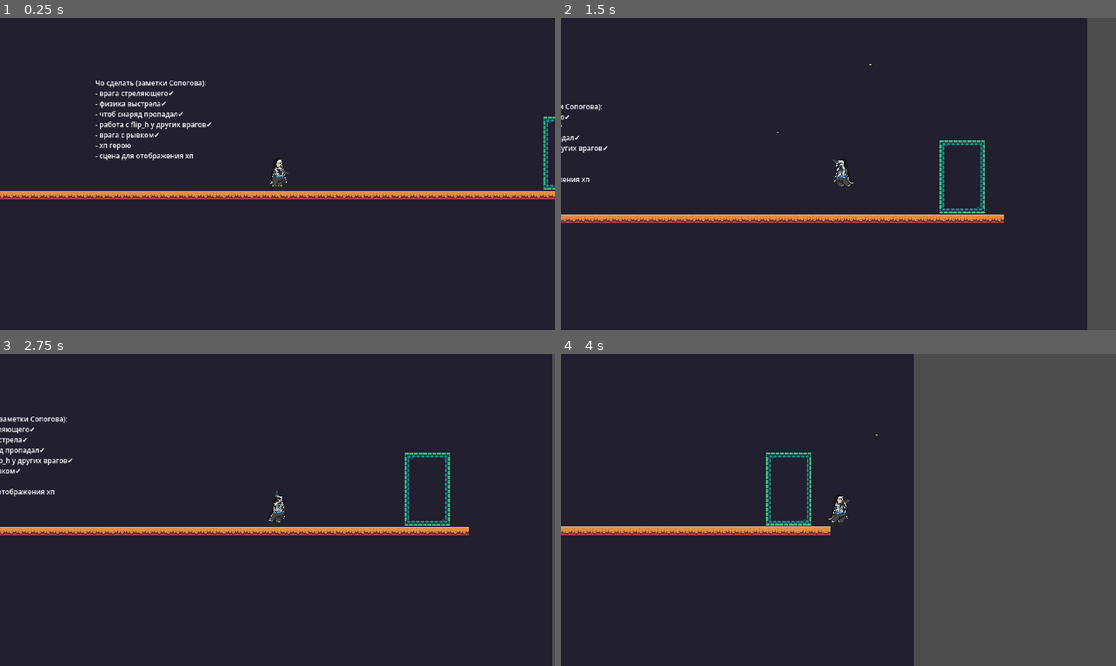
Above: before the commit, frames 1-4 (two rows, left to right).
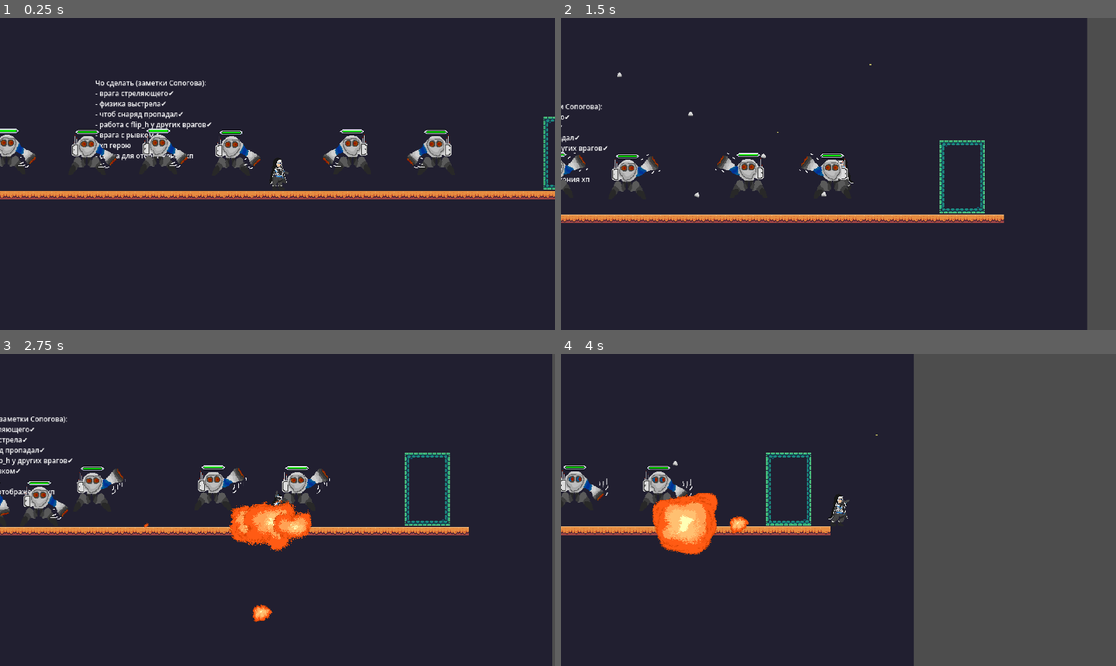
Above: after the commit, the same moments.

Repository: StarCookie256/kill-all-robots-game
Game: Godot game, scene res://scenes/Main/main.tscn
Two runs of this game, one before a commit and one after it. Both use one fixed random seed, a clock stepped at 60 frames per second and the inputs below.
Inputs (mouse positions are in pixels of both pictures, inside the frame that each line leads up to):
- Up to frame 1 (0.25 s): no input
- Up to frame 2 (1.5 s): move the mouse to (960, 158) at 0.52 s; press the mouse at (960, 158) at 0.53 s; hold D (move_right) from 0.53 s (still down); tap W (move_jump) at 0.77 s; move the mouse to (727, 189) at 1.27 s; release the mouse at (727, 189) at 1.28 s; click (727, 189) at 1.35 s
- Up to frame 3 (2.75 s): tap W (move_jump) at 1.52 s; move the mouse to (333, 441) at 2.02 s; release D (move_right) at 2.03 s; press the mouse at (333, 441) at 2.03 s; hold A (move_left) from 2.03 s (still down)
- Up to frame 4 (4 s): move the mouse to (810, 572) at 2.77 s; release A (move_left) at 2.78 s; release the mouse at (810, 572) at 2.78 s; hold D (move_right) from 2.78 s (still down); click (810, 572) at 2.85 s; tap W (move_jump) at 3.02, 3.77 s; move the mouse to (1005, 556) at 3.52 s; press the mouse at (1005, 556) at 3.53 s

The runs differ from the first frame. In frame 1, 3.1% of the frame differs, in the area x 0-82%, y 35-49%; in frame 2, 1.9%; in frame 3, 4.1%, in the area x 0-60%, y 35-86%; in frame 4, 3.1%.

Commit message:
gegegegeg

Diff:
--- a/scenes/Main/main.tscn
+++ b/scenes/Main/main.tscn
@@ -1,8 +1,9 @@
-[gd_scene load_steps=7 format=4 uid="uid://b73gu1pv76j3q"]
+[gd_scene load_steps=8 format=4 uid="uid://b73gu1pv76j3q"]
 
 [ext_resource type="PackedScene" uid="uid://dyjun80rdi4fu" path="res://scenes/Character/Player/player.tscn" id="1_gol0p"]
 [ext_resource type="Script" uid="uid://cvnjgo0msl4og" path="res://scripts/Main/main.gd" id="1_px18m"]
 [ext_resource type="Texture2D" uid="uid://bdpj1y4wjmpca" path="res://assets/Terrain/Terrain (16x16).png" id="2_br8qb"]
+[ext_resource type="PackedScene" uid="uid://f2liw3ei76k5" path="res://scenes/Enemies/Rocket Robot/rocket_robot.tscn" id="6_nyu32"]
 
 [sub_resource type="TileSetAtlasSource" id="TileSetAtlasSource_px18m"]
 texture = ExtResource("2_br8qb")
@@ -208,4 +209,22 @@
 wait_time = 5.0
 autostart = true
 
+[node name="RocketRobot" parent="." instance=ExtResource("6_nyu32")]
+position = Vector2(159, 341)
+
+[node name="RocketRobot3" parent="." instance=ExtResource("6_nyu32")]
+position = Vector2(905, 343)
+
+[node name="RocketRobot2" parent="." instance=ExtResource("6_nyu32")]
+position = Vector2(298, 343)
+
+[node name="RocketRobot4" parent="." instance=ExtResource("6_nyu32")]
+position = Vector2(760, 342)
+
+[node name="RocketRobot5" parent="." instance=ExtResource("6_nyu32")]
+position = Vector2(421, 341)
+
+[node name="RocketRobot6" parent="." instance=ExtResource("6_nyu32")]
+position = Vector2(547, 344)
+
 [connection signal="timeout" from="MobTimer" to="." method="_on_mob_timer_timeout"]
